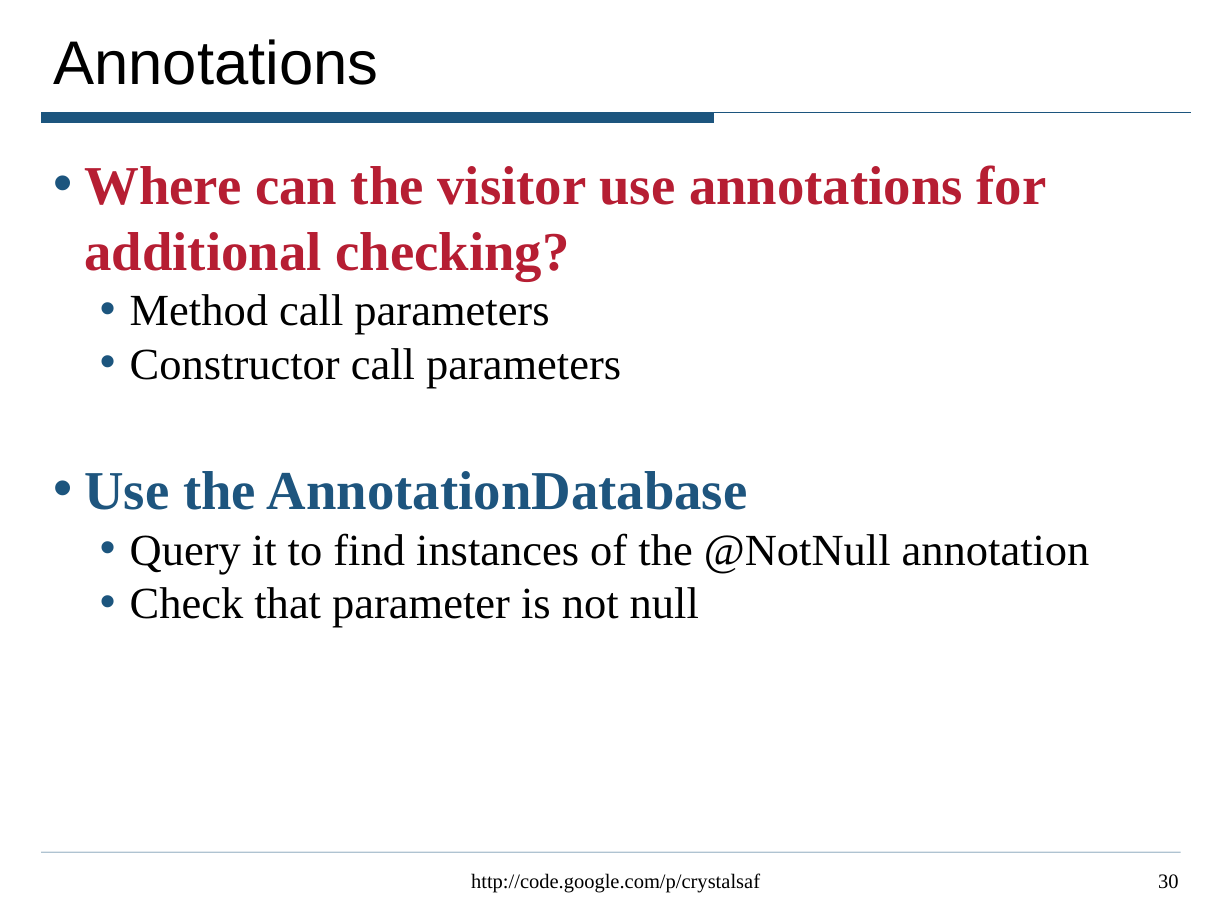
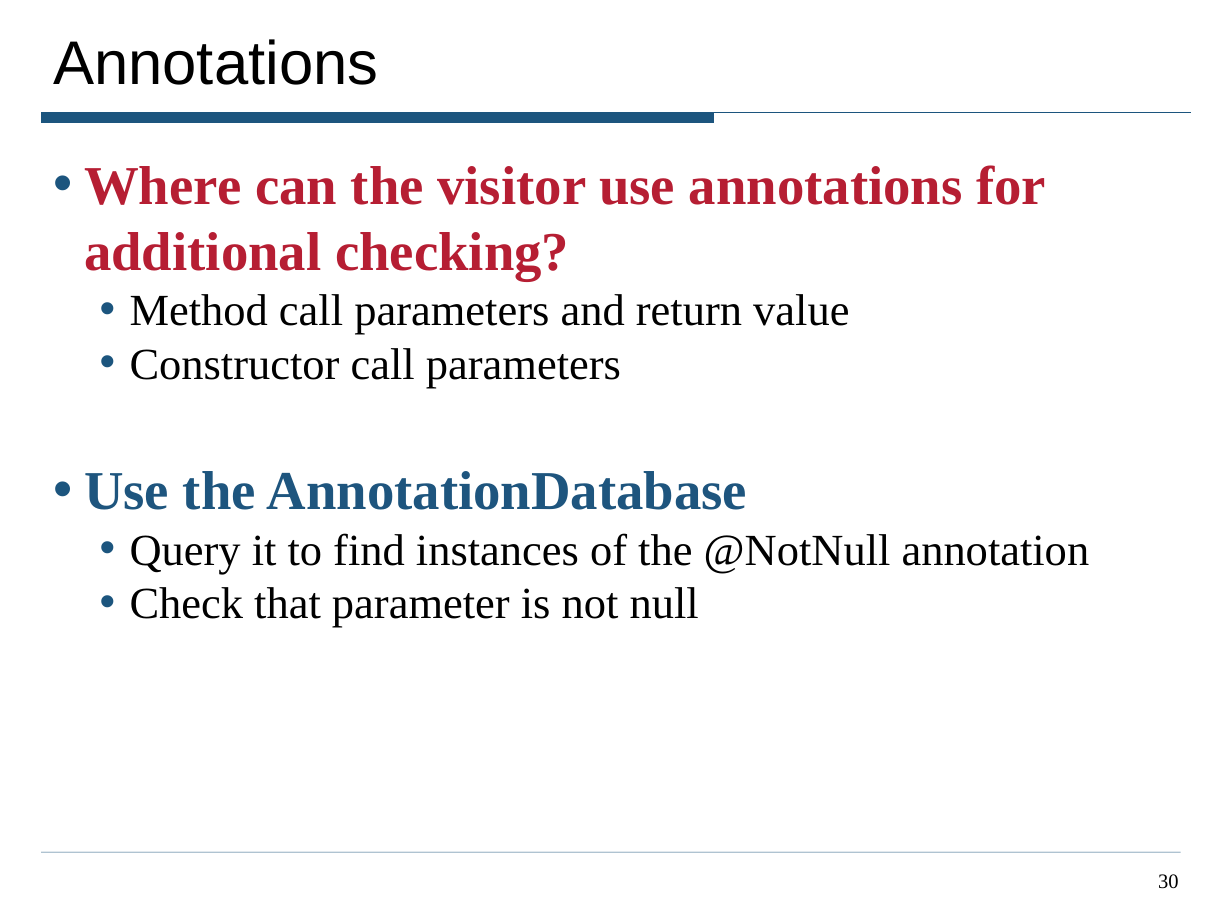
Before and after one commit to roterdam/crystalsaf, a slide deck: slide 30 of TutorialExamples/CrystalTutorial.ppt. Drawn at 1232x924 pixels with LibreOffice and Linux fonts; fonts in the diff are those of the drawing. Boxes give left, top, right and bottom in pixels: in the first picture for what was removed or moved away, otherwise in the second. Text is boxed around its words. In the diff, an @@ line names an element or a change of style, - is before the commit and + after.

```diff
--- a/TutorialExamples/CrystalTutorial.ppt
+++ b/TutorialExamples/CrystalTutorial.ppt
@@ text at (130,294,849,334): text changed @@
-  • Method call parameters
+  • Method call parameters and return value
@@ text removed at (471,873,760,893) @@
-http://code.google.com/p/crystalsaf
```
Also in this commit, not shown: 35 other slides changed, 2 slides added.
